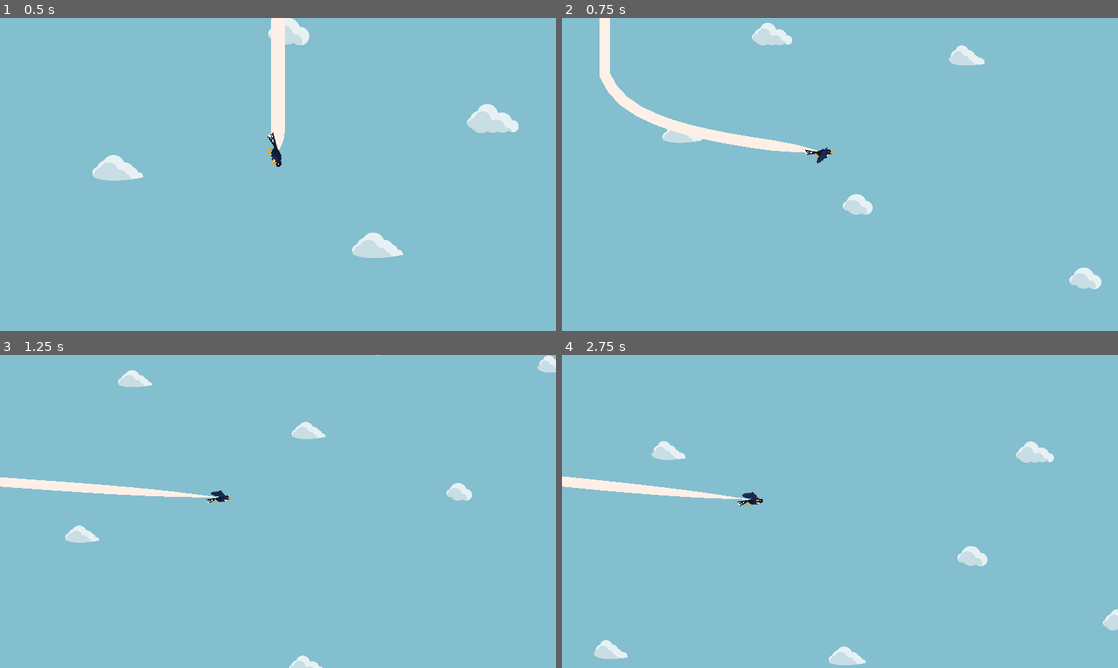
Above: before the commit, frames 1-4 (two rows, left to right).
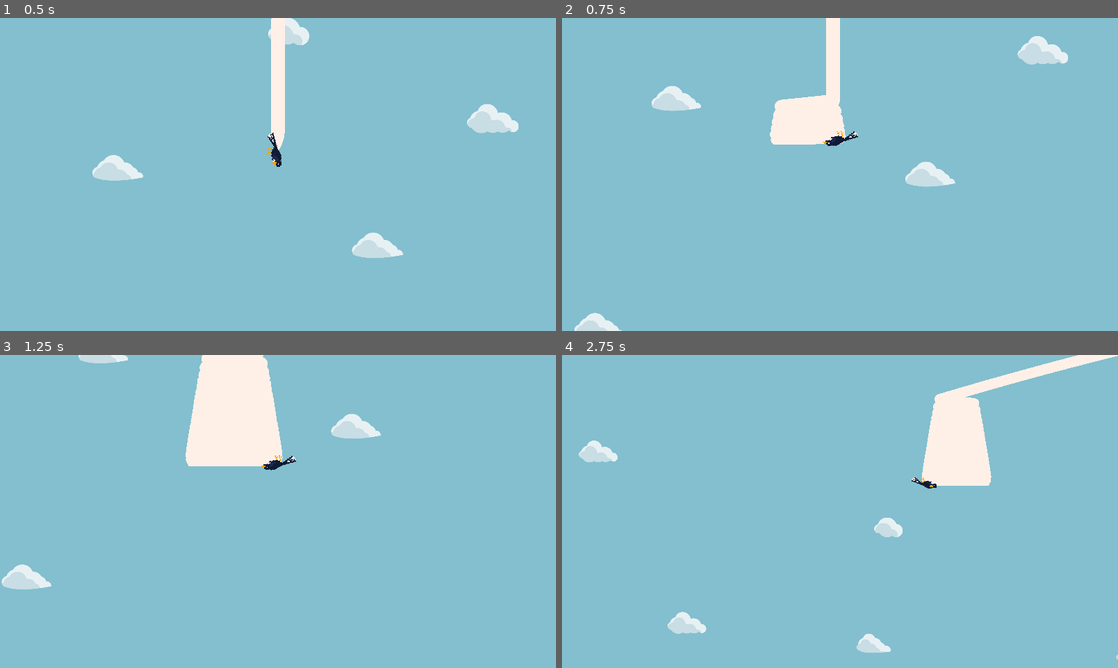
Above: after the commit, the same moments.

Repository: CIOSAI/birb-thing
Game: Godot game, scene res://Scenes/World.tscn
Same seed, same stepped clock (60 frames per second), same inputs: the game is played once before the commit and once after it. The engine's default icon, where the game draws it, is replaced by a stand-in: a white triangle on a blue panel in a dark square.
Inputs:
- Up to frame 1 (0.5 s): no input
- Up to frame 2 (0.75 s): hold D (Right) from 0.53 s (still down); hold J (Glide, bound only after the commit) from 0.53 s (still down)
- Up to frame 3 (1.25 s): keep holding D (Right); keep holding J (Glide, bound only after the commit); tap W (Up, bound only after the commit) at 0.77, 0.8, 1.07 s
- Up to frame 4 (2.75 s): release J (Glide, bound only after the commit) at 1.28 s; tap W (Up, bound only after the commit) at 1.35, 1.52, 1.82, 2.3 s; tap J (Glide, bound only after the commit) at 1.55 s; release D (Right) at 2.03 s; hold A (Left) from 2.03 s (still down); hold J (Glide, bound only after the commit) from 2.03 s (still down)

Frame 1 is identical in both runs. In frame 2, 7.4% of the frame differs, in the area x 2-97%, y 0-100%; in frame 3, 8.6%, in the area x 0-100%, y 0-100%; in frame 4, 7.4%.
Error after the commit: Invalid get index 'glide_dive' (on base: 'Node2D (PlayerMovement.gd)'). (res://Scripts/Player.gd:26)

Commit message:
held down glide

Diff:
--- a/Scenes/Player.tscn
+++ b/Scenes/Player.tscn
@@ -26,7 +26,6 @@
 air_friction = 0.099
 glide_amp = 0.4
 glide_conversion_rate = 0.232
-dive_amp = 8.0
 body_path = NodePath("..")
 flap_facing_n = 6.0
 flap_facing_cutoff = -0.752
--- a/Scripts/PlayerMovement.gd
+++ b/Scripts/PlayerMovement.gd
@@ -9,7 +9,6 @@
 export(float, 0.0, 1.0) var air_friction:float
 export var glide_amp:float
 export(float, 0.0, 1.0) var glide_conversion_rate:float
-export var dive_amp:float
 export var body_path:NodePath
 
 export(float, 1.0, 10.0) var flap_facing_n:float
@@ -18,34 +17,39 @@
 var body:KinematicBody2D
 var prev_vel:Vector2 = Vector2.ZERO
 var vel:Vector2 = Vector2.ZERO
-var glide_dive:bool = true
+var gliding:bool = true
 var air_friction_scale:float = 1.0
+
+var fall_from:float = 0
+
+var attack_angle:float = 0
 
 signal flap(dir)
 
 func _ready():
 	body = get_node(body_path)
-
-func range_morph(x:float, n:float, dir:float)->float:
-	return (x+dir-(dir/n))*n
-
-func flap_facing_morph(x:float)->float:
-	if x<flap_facing_cutoff:
-		return pow(
-			range_morph(x, 1.0/(1.0+flap_facing_cutoff), 1.0)+1.0
-			, flap_facing_n)-1.0
-	else:
-		return 1.0-pow(
-			-range_morph(x, 1.0/(1.0-flap_facing_cutoff), -1.0)+1.0
-			, flap_facing_n)
-
-func flap_facing()->float:
-	return flap_facing_morph(vel.normalized().dot(Vector2.UP))
-
-func commit_flap(dir=1, amp=1):
-	vel.y += -flapforce*amp * flap_facing()
-	vel.x += dir*accel*amp * (1.0-abs(flap_facing()/2.0))
-	emit_signal("flap", dir)
+	fall_from = global_position.y
+#
+#func range_morph(x:float, n:float, dir:float)->float:
+#	return (x+dir-(dir/n))*n
+#
+#func flap_facing_morph(x:float)->float:
+#	if x<flap_facing_cutoff:
+#		return pow(
+#			range_morph(x, 1.0/(1.0+flap_facing_cutoff), 1.0)+1.0
+#			, flap_facing_n)-1.0
+#	else:
+#		return 1.0-pow(
+#			-range_morph(x, 1.0/(1.0-flap_facing_cutoff), -1.0)+1.0
+#			, flap_facing_n)
+#
+#func flap_facing()->float:
+#	return flap_facing_morph(vel.normalized().dot(Vector2.UP))
+#
+#func commit_flap(dir=1, amp=1):
+#	vel.y += -flapforce*amp * flap_facing()
+#	vel.x += dir*accel*amp * (1.0-abs(flap_facing()/2.0))
+#	emit_signal("flap", dir)
 
 func flap():
 	if body.is_on_floor()||body.is_on_ceiling():
@@ -55,42 +59,42 @@
 	if body.is_on_floor():
 		vel.x *= 1.0-ground_friction
 
-	if Input.is_action_just_pressed("Left"):
-		commit_flap(-1)
-	if Input.is_action_just_pressed("Right"):
-		commit_flap(1)
-	if Input.is_action_just_released("Left")||Input.is_action_just_released("Right"):
-		if vel.y<0:
-			vel *= jump_halt
-
-#	print(vel.normalized().dot(Vector2.UP))
+func tilt():
+	if Input.is_action_pressed("Up"):
+		attack_angle += TAU/32.0
+	if Input.is_action_pressed("Down"):
+		attack_angle -= TAU/32.0
+	attack_angle = clamp(attack_angle, 0.0, 0.349066)
 
 func vert_fric():
-	if Input.is_action_just_pressed("Up"):
-		glide_dive = true
+	if Input.is_action_pressed("Glide"):
 		air_friction_scale = glide_amp
-	if Input.is_action_just_pressed("Down"):
-		glide_dive = false
-		air_friction_scale = dive_amp
-	if Input.is_action_just_released("Up")&&glide_dive:
+		gliding = true
+	else:
 		air_friction_scale = 1.0
-	if Input.is_action_just_released("Down")&&(!glide_dive):
-		air_friction_scale = 1.0
+		gliding = false
+
+	if Input.is_action_just_released("Glide"):
+		fall_from = global_position.y
 
 func is_glide_dive_held():
 	return air_friction_scale != 1.0
 
+func get_fall_distance()->float:
+	return fall_from-global_position.y
+
 func fall():
 	vert_fric()
 
-	if Input.is_action_pressed("Up")&&glide_dive:
-		vel.x += sign(vel.x+0.0001)*max(vel.y, 0.0)*glide_conversion_rate
+	if gliding:
+		vel.x = sign(vel.x+0.0001)*sqrt(gravity*2.0)*get_fall_distance()
 
 	vel.y+=gravity
 	if vel.y>0: vel.y*=pow((1.0-air_friction), 1.0/air_friction_scale)
 
 func move():
 	flap()
+	tilt()
 	fall()
 	vel.x *= 1.0-hori_friction
 
--- a/project.godot
+++ b/project.godot
@@ -83,14 +83,20 @@
 }
 Up={
 "deadzone": 0.5,
-"events": [ Object(InputEventKey,"resource_local_to_scene":false,"resource_name":"","device":0,"alt":false,"shift":false,"control":false,"meta":false,"command":false,"pressed":false,"scancode":90,"unicode":0,"echo":false,"script":null)
-, Object(InputEventKey,"resource_local_to_scene":false,"resource_name":"","device":0,"alt":false,"shift":false,"control":false,"meta":false,"command":false,"pressed":false,"scancode":74,"unicode":0,"echo":false,"script":null)
+"events": [ Object(InputEventKey,"resource_local_to_scene":false,"resource_name":"","device":0,"alt":false,"shift":false,"control":false,"meta":false,"command":false,"pressed":false,"scancode":87,"unicode":0,"echo":false,"script":null)
+, Object(InputEventKey,"resource_local_to_scene":false,"resource_name":"","device":0,"alt":false,"shift":false,"control":false,"meta":false,"command":false,"pressed":false,"scancode":16777232,"unicode":0,"echo":false,"script":null)
  ]
 }
 Down={
 "deadzone": 0.5,
-"events": [ Object(InputEventKey,"resource_local_to_scene":false,"resource_name":"","device":0,"alt":false,"shift":false,"control":false,"meta":false,"command":false,"pressed":false,"scancode":88,"unicode":0,"echo":false,"script":null)
-, Object(InputEventKey,"resource_local_to_scene":false,"resource_name":"","device":0,"alt":false,"shift":false,"control":false,"meta":false,"command":false,"pressed":false,"scancode":75,"unicode":0,"echo":false,"script":null)
+"events": [ Object(InputEventKey,"resource_local_to_scene":false,"resource_name":"","device":0,"alt":false,"shift":false,"control":false,"meta":false,"command":false,"pressed":false,"scancode":83,"unicode":0,"echo":false,"script":null)
+, Object(InputEventKey,"resource_local_to_scene":false,"resource_name":"","device":0,"alt":false,"shift":false,"control":false,"meta":false,"command":false,"pressed":false,"scancode":16777234,"unicode":0,"echo":false,"script":null)
+ ]
+}
+Glide={
+"deadzone": 0.5,
+"events": [ Object(InputEventKey,"resource_local_to_scene":false,"resource_name":"","device":0,"alt":false,"shift":false,"control":false,"meta":false,"command":false,"pressed":false,"scancode":74,"unicode":0,"echo":false,"script":null)
+, Object(InputEventKey,"resource_local_to_scene":false,"resource_name":"","device":0,"alt":false,"shift":false,"control":false,"meta":false,"command":false,"pressed":false,"scancode":90,"unicode":0,"echo":false,"script":null)
  ]
 }
 
